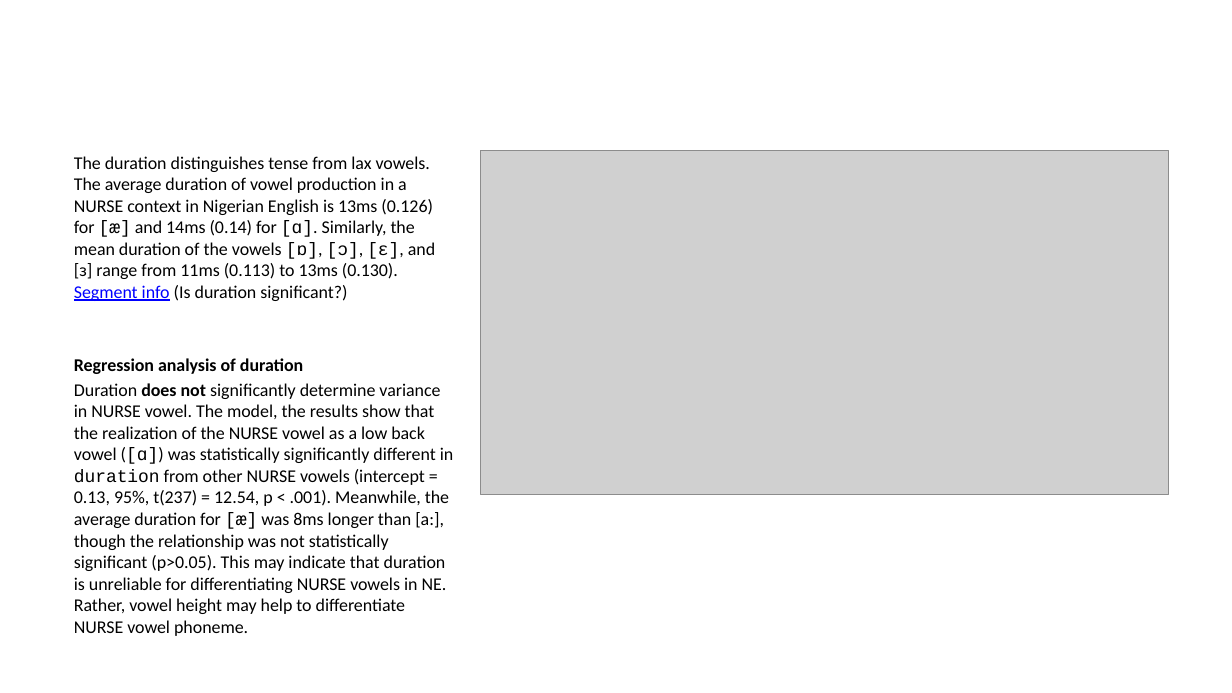
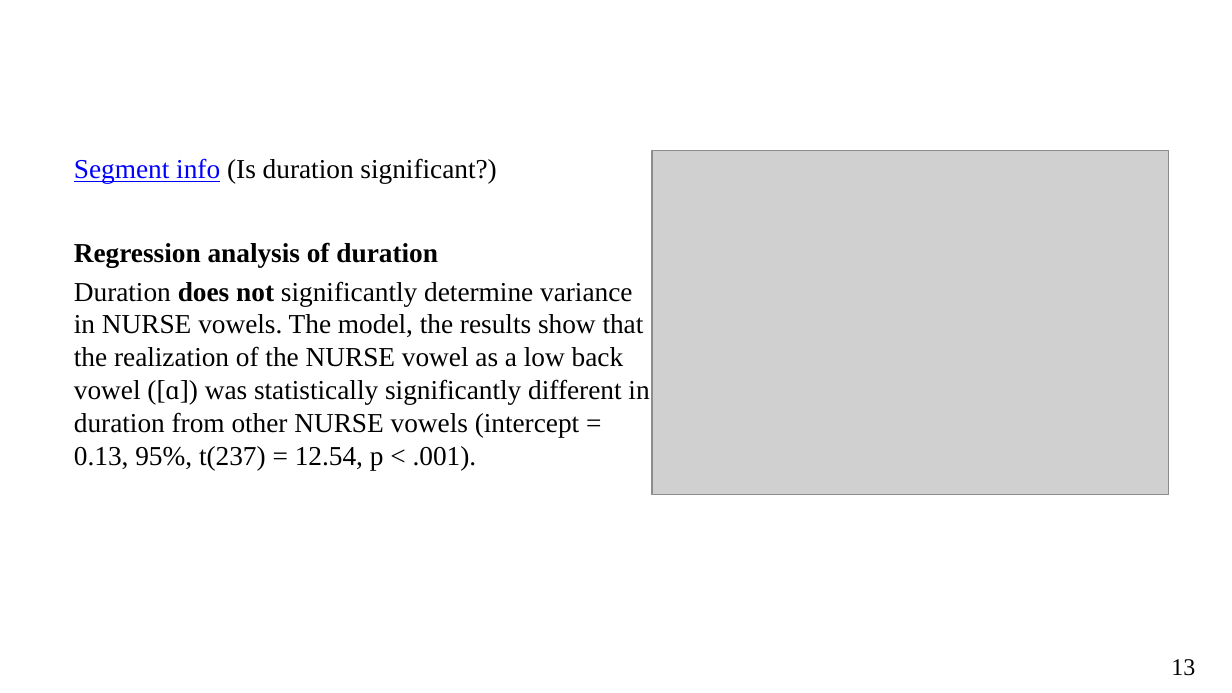
Before and after one commit to ClassOrg-Data-Sci-2024/Computational-mapping-of-NURSE-vowels-in-NE, a slide deck: slide 13 of Presentation.pptx (slide 14 before the commit). Drawn at 1232x693 pixels with LibreOffice and Linux fonts; fonts in the diff are those of the drawing; grey boxes stand for pictures. Boxes give left, top, right and bottom in pixels: in the first picture for what was removed or moved away, otherwise in the second. Text is boxed around its words. In the diff, an @@ line names an element or a change of style, - is before the commit and + after.

Commit message:
ppt updated

```diff
--- a/Presentation.pptx
+++ b/Presentation.pptx
@@ text at (x1=74, y1=158, x2=496, y2=183): text changed; size 10.5 to 16 pt; font Calibri to Times New Roman @@
-The duration distinguishes tense from lax vowels. The average duration of vowel production in a NURSE context in Nigerian English is 13ms (0.126) for [æ] and 14ms (0.14) for [ɑ]. Similarly, the mean duration of the vowels [ɒ], [ɔ], [ɛ], and [ɜ] range from 11ms (0.113) to 13ms (0.130). Segment info (Is duration significant?)
+Segment info (Is duration significant?)
@@ picture resized from (x1=480, y1=150, x2=1168, y2=494) to (x1=652, y1=150, x2=1168, y2=494) @@
@@ text at (x1=74, y1=242, x2=438, y2=267): size 10.5 to 16 pt, font Calibri to Times New Roman in "Regression analysis of duration" @@
@@ text at (x1=74, y1=281, x2=649, y2=470): text changed; size 10.5 to 16 pt; font Calibri to Times New Roman @@
-Duration does not significantly determine variance in NURSE vowel. The model, the results show that the realization of the NURSE vowel as a low back vowel ([ɑ]) was statistically significantly different in duration from other NURSE vowels (intercept = 0.13, 95%, t(237) = 12.54, p < .001). Meanwhile, the average duration for [æ] was 8ms longer than [a:], though the relationship was not statistically significant (p>0.05). This may indicate that duration is unreliable for differentiating NURSE vowels in NE. Rather, vowel height may help to differentiate NURSE vowel phoneme.
+Duration does not significantly determine variance in NURSE vowels. The model, the results show that the realization of the NURSE vowel as a low back vowel ([ɑ]) was statistically significantly different in duration from other NURSE vowels (intercept = 0.13, 95%, t(237) = 12.54, p < .001).
@@ text added at (x1=1171, y1=659, x2=1195, y2=676), 14 pt, text #000000 @@
+13
```
Also in this commit, not shown: 22 other slides changed, 1 slide added, 6 slides removed.
